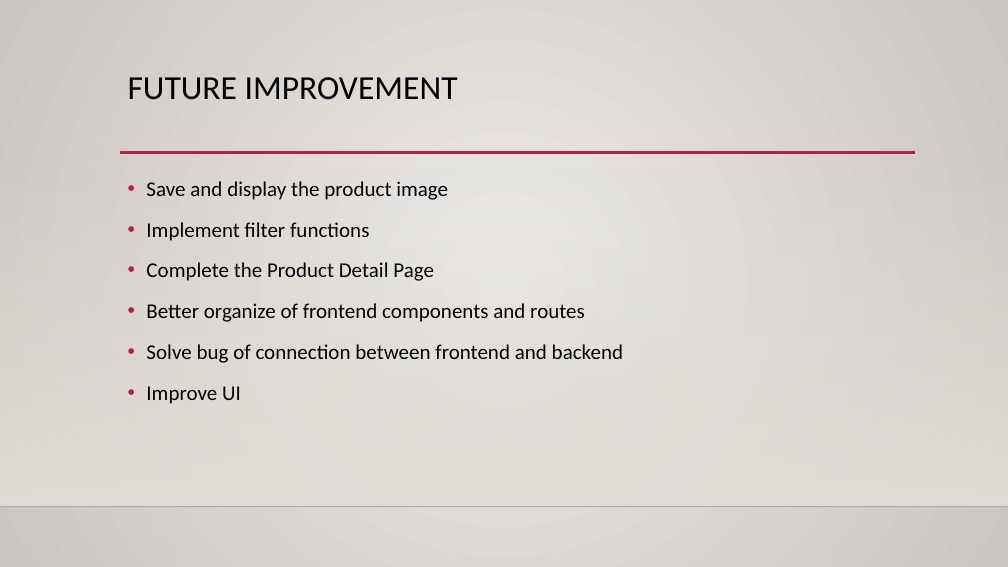
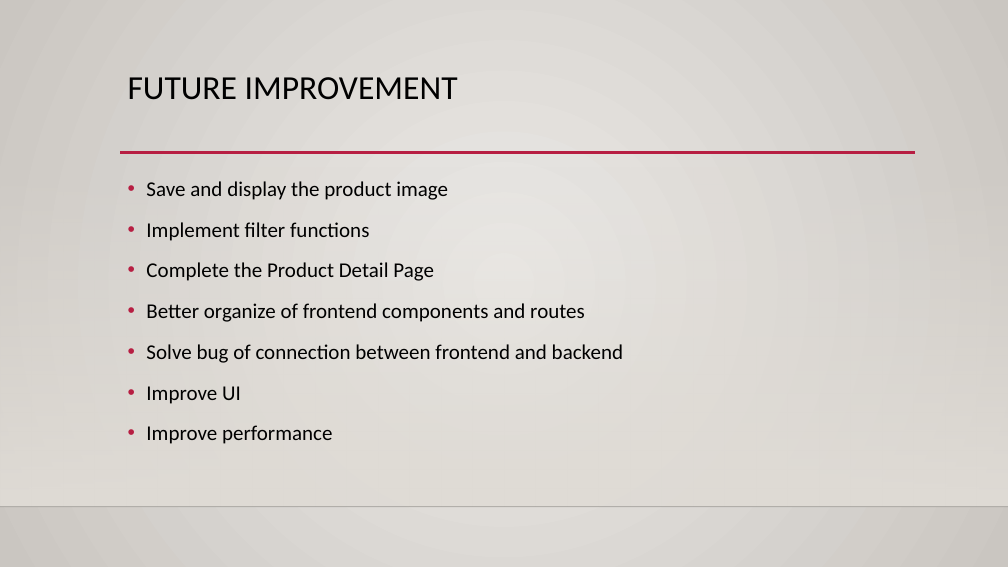
Before and after one commit to OseankingO/Joole_, a slide deck: slide 9 of presentation.pptx. Drawn at 1008x567 pixels with LibreOffice and Linux fonts; fonts in the diff are those of the drawing; background and template pictures are left out. Boxes give left, top, right and bottom in pixels: in the first picture for what was removed or moved away, otherwise in the second. Text is boxed around its words. In the diff, an @@ line names an element or a change of style, - is before the commit and + after.

```diff
--- a/presentation.pptx
+++ b/presentation.pptx
@@ text at (146, 425, 332, 444): paragraph added @@
+• Improve performance
```
Also in this commit, not shown: 1 other slide changed, 8 other files.
